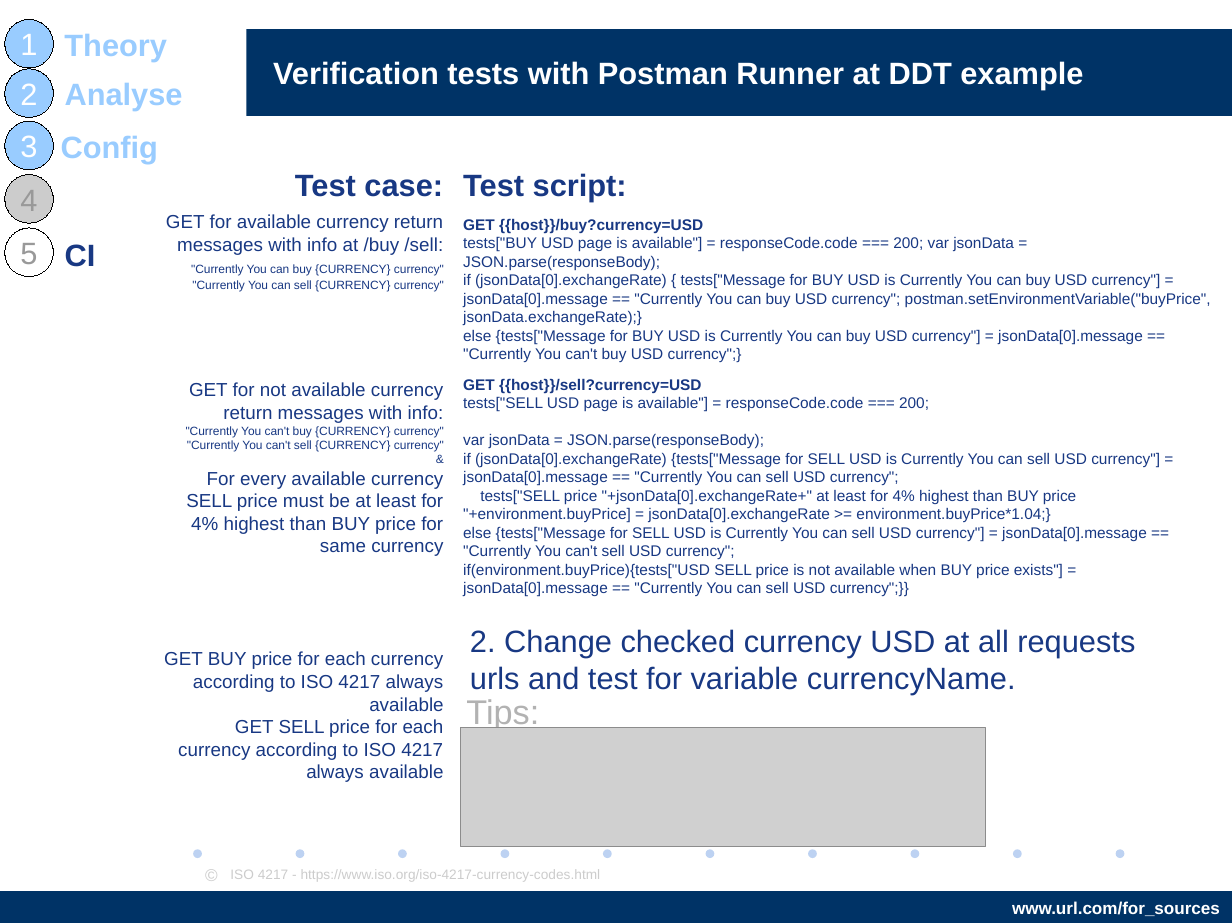
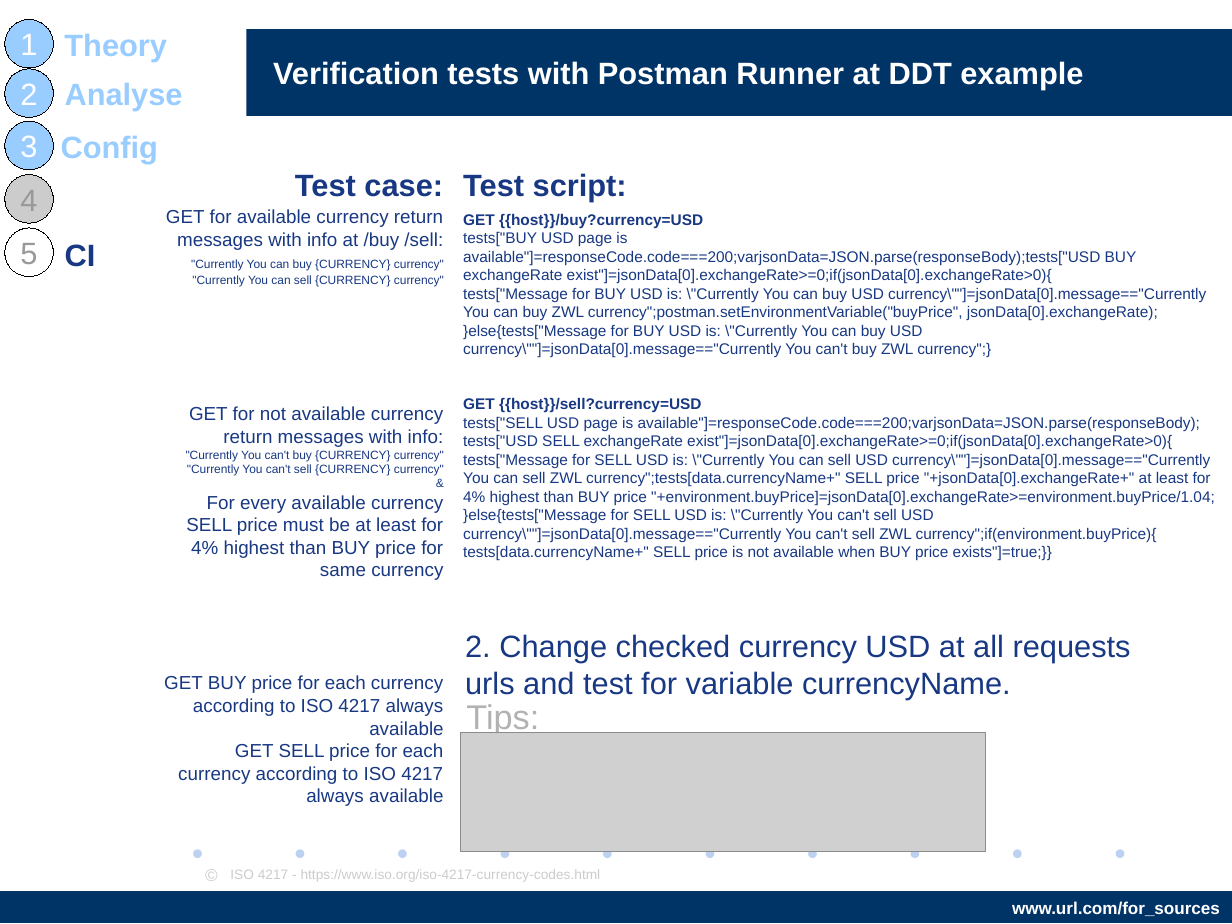
Before and after one commit to AndriiStepura/letslearnapitesting, a slide deck: slide 23 of StartTestingApiWithPostman.odp. Drawn at 1232x924 pixels with LibreOffice and Linux fonts; fonts in the diff are those of the drawing; grey boxes stand for pictures; background and template pictures are left out. Boxes give left, top, right and bottom in pixels: in the first picture for what was removed or moved away, otherwise in the second. Text is boxed around its words. In the diff, an @@ line names an element or a change of style, - is before the commit and + after.

Commit message:
Update presentation

```diff
--- a/StartTestingApiWithPostman.odp
+++ b/StartTestingApiWithPostman.odp
@@ text "GET for available currency return ..." rewrapped from [164, 214, 444, 760] to [164, 209, 444, 784] @@
@@ text at [463, 213, 1206, 358]: text changed @@
-GET {{host}}/buy?currency=USD
-tests["BUY USD page is available"] = responseCode.code === 200; var jsonData = JSON.parse(responseBody);
-if (jsonData[0].exchangeRate) { tests["Message for BUY USD is Currently You can buy USD currency"] = jsonData[0].message == "Currently You can buy USD currency"; postman.setEnvironmentVariable("buyPrice", jsonData.exchangeRate);}
-else {tests["Message for BUY USD is Currently You can buy USD currency"] = jsonData[0].message == "Currently You can't buy USD currency";}
+GET {{host}}/buy?currency=USD
+tests["BUY USD page is available"]=responseCode.code===200;varjsonData=JSON.parse(responseBody);tests["USD BUY exchangeRate exist"]=jsonData[0].exchangeRate>=0;if(jsonData[0].exchangeRate>0){
+tests["Message for BUY USD is: \"Currently You can buy USD currency\""]=jsonData[0].message=="Currently You can buy ZWL currency";postman.setEnvironmentVariable("buyPrice", jsonData[0].exchangeRate);
+}else{tests["Message for BUY USD is: \"Currently You can buy USD currency\""]=jsonData[0].message=="Currently You can't buy ZWL currency";}
@@ text at [463, 397, 1215, 561]: text changed @@
-GET {{host}}/sell?currency=USD
-tests["SELL USD page is available"] = responseCode.code === 200;
-var jsonData = JSON.parse(responseBody);
-if (jsonData[0].exchangeRate) {tests["Message for SELL USD is Currently You can sell USD currency"] = jsonData[0].message == "Currently You can sell USD currency";
-tests["SELL price "+jsonData[0].exchangeRate+" at least for 4% highest than BUY price "+environment.buyPrice] = jsonData[0].exchangeRate >= environment.buyPrice*1.04;}
-else {tests["Message for SELL USD is Currently You can sell USD currency"] = jsonData[0].message == "Currently You can't sell USD currency";
-if(environment.buyPrice){tests["USD SELL price is not available when BUY price exists"] = jsonData[0].message == "Currently You can sell USD currency";}}
+GET {{host}}/sell?currency=USD
+tests["SELL USD page is available"]=responseCode.code===200;varjsonData=JSON.parse(responseBody); tests["USD SELL exchangeRate exist"]=jsonData[0].exchangeRate>=0;if(jsonData[0].exchangeRate>0){
+tests["Message for SELL USD is: \"Currently You can sell USD currency\""]=jsonData[0].message=="Currently You can sell ZWL currency";tests[data.currencyName+" SELL price "+jsonData[0].exchangeRate+" at least for 4% highest than BUY price "+environment.buyPrice]=jsonData[0].exchangeRate>=environment.buyPrice/1.04;
+}else{tests["Message for SELL USD is: \"Currently You can't sell USD currency\""]=jsonData[0].message=="Currently You can't sell ZWL currency";if(environment.buyPrice){
+tests[data.currencyName+" SELL price is not available when BUY price exists"]=true;}}
@@ text "2. Change checked currency USD ...": place and size @@
-text "2. Change checked currency USD ..." at [470, 629, 1135, 695]
+text "2. Change checked currency USD ..." at [465, 634, 1131, 700]
@@ text "Tips:": place and size @@
-text "Tips:" at [466, 699, 539, 730]
+text "Tips:" at [466, 704, 539, 735]
@@ picture: place and size @@
-picture at [461, 728, 986, 848]
+picture at [461, 732, 986, 851]
```
Also in this commit, not shown: 8 other slides changed, 2 slides added, 1 slide removed.
